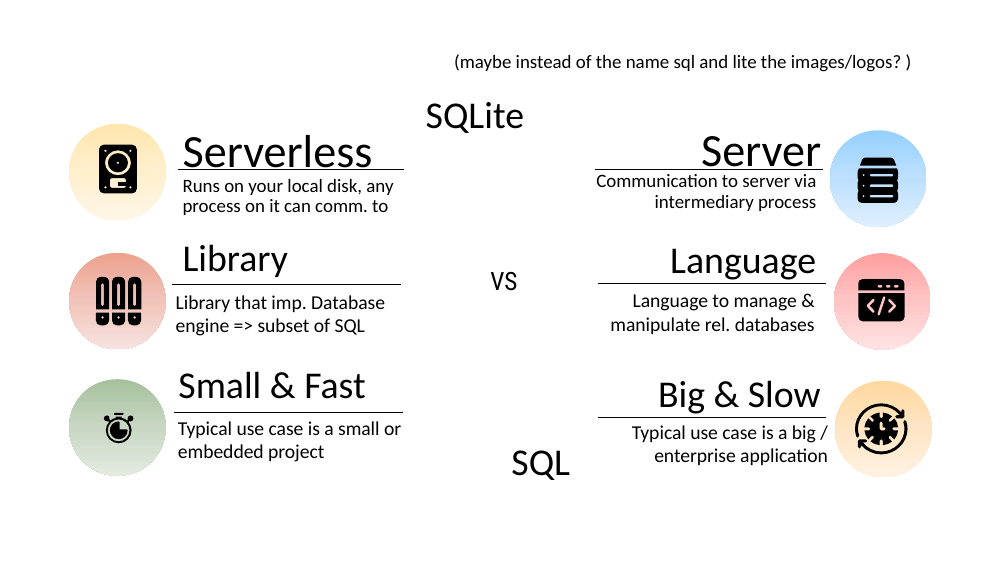
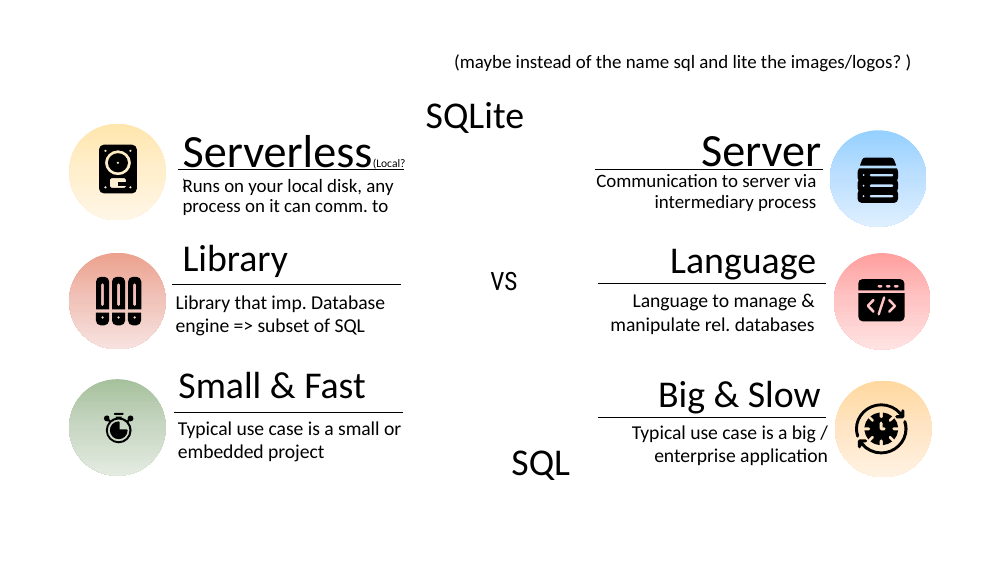
Before and after one commit to AntonioPirani/SQLiteProject, a slide deck: slide 17 of Presentation.pptx. Drawn at 1008x567 pixels with LibreOffice and Linux fonts; fonts in the diff are those of the drawing. Boxes give left, top, right and bottom in pixels: in the first picture for what was removed or moved away, otherwise in the second. Text is boxed around its words. In the diff, an @@ line names an element or a change of style, - is before the commit and + after.

Commit message:
local instead serveless ?
n the comparsion slide, should there stand local instead of serverless ?

```diff
--- a/Presentation.pptx
+++ b/Presentation.pptx
@@ title at [183,135,406,170]: text changed @@
-Serverless
+Serverless(Local?)
```
